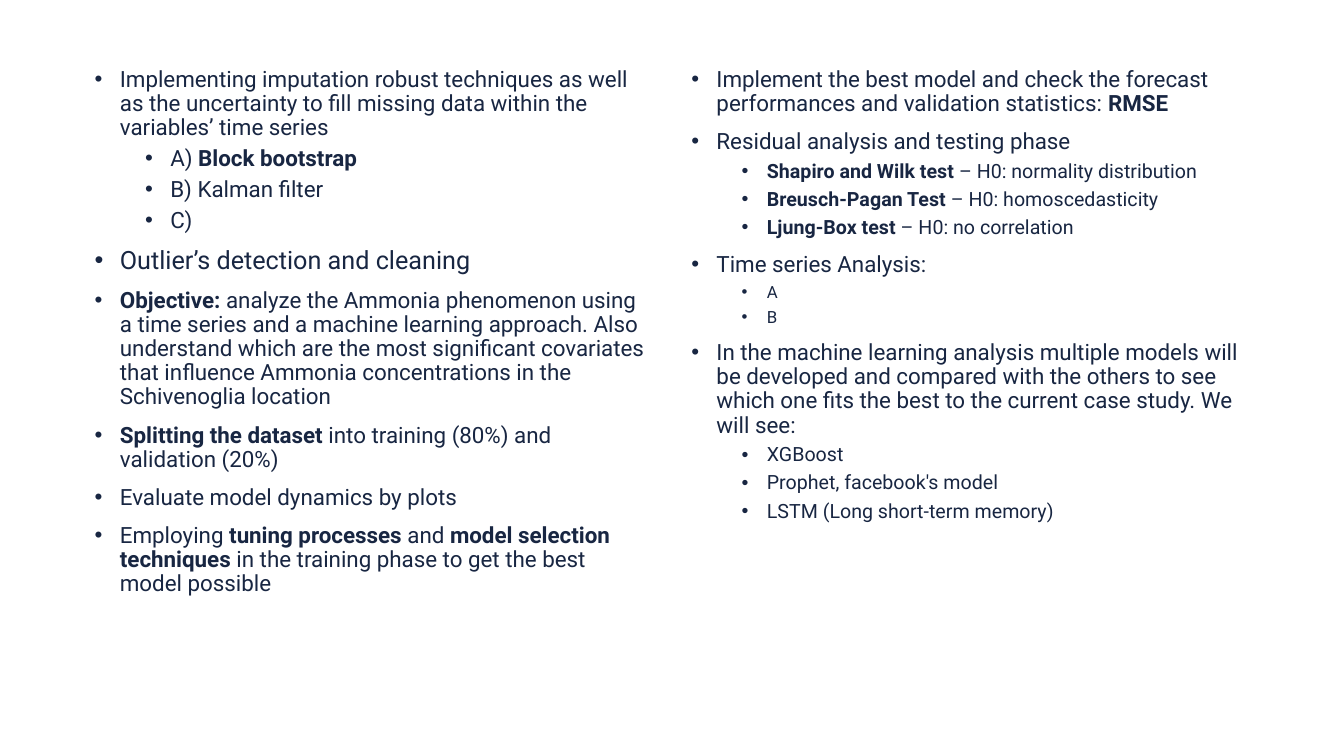
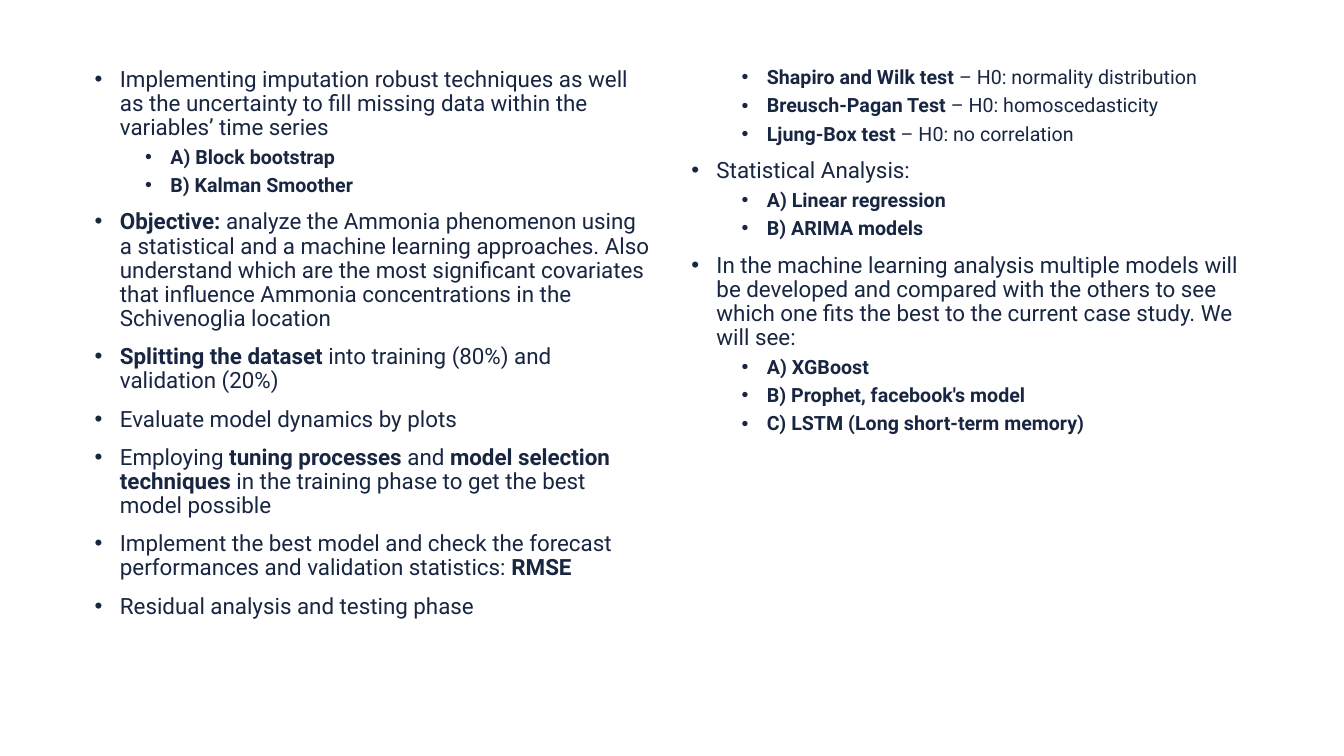
Before and after one commit to silviufilote/S4HDD, a slide deck: slide 9 of Time series project/documentation/slides.pptx. Drawn at 1344x756 pixels with LibreOffice and Linux fonts; fonts in the diff are those of the drawing; background and template pictures are left out. Boxes give left, top, right and bottom in pixels: in the first picture for what was removed or moved away, otherwise in the second. Text is boxed around its words. In the diff, an @@ line names an element or a change of style, - is before the commit and + after.

```diff
--- a/Time series project/documentation/slides.pptx
+++ b/Time series project/documentation/slides.pptx
@@ text at [170, 148, 335, 168]: size 16 to 14 pt in "A) Block bootstrap"; bold on in "A)" @@
@@ text at [120, 177, 649, 331]: text changed @@
-  • B) Kalman filter
-  • C)
-• Outlier’s detection and cleaning
-• Objective: analyze the Ammonia phenomenon using a time series and a machine learning approach. Also understand which are the most significant covariates that influence Ammonia concentrations in the Schivenoglia location
+  • B) Kalman Smoother
+• Objective: analyze the Ammonia phenomenon using a statistical and a machine learning approaches. Also understand which are the most significant covariates that influence Ammonia concentrations in the Schivenoglia location
@@ text at [716, 161, 946, 239]: text changed; size 16 to 14 pt; bold on @@
-• Time series Analysis:
-  • A
-  • B
+• Statistical Analysis:
+  • A) Linear regression
+  • B) ARIMA models
@@ text at [767, 359, 1084, 434]: text changed; bold on @@
-  • XGBoost
-  • Prophet, facebook's model
-  • LSTM (Long short-term memory)
+  • A) XGBoost
+  • B) Prophet, facebook's model
+  • C) LSTM (Long short-term memory)
```
Also in this commit, not shown: 17 other slides changed, 13 slides added, 2 other files.
